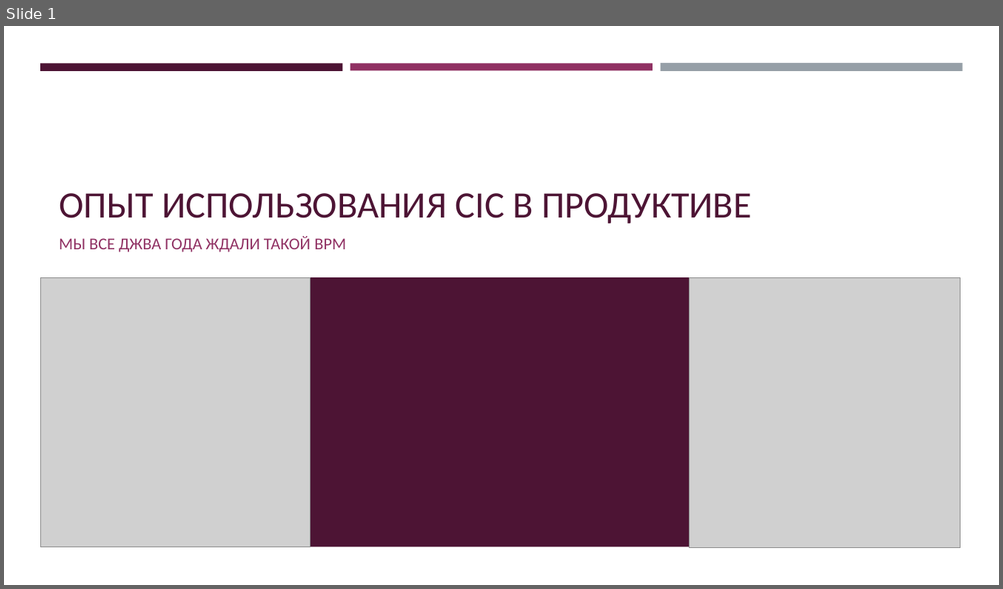
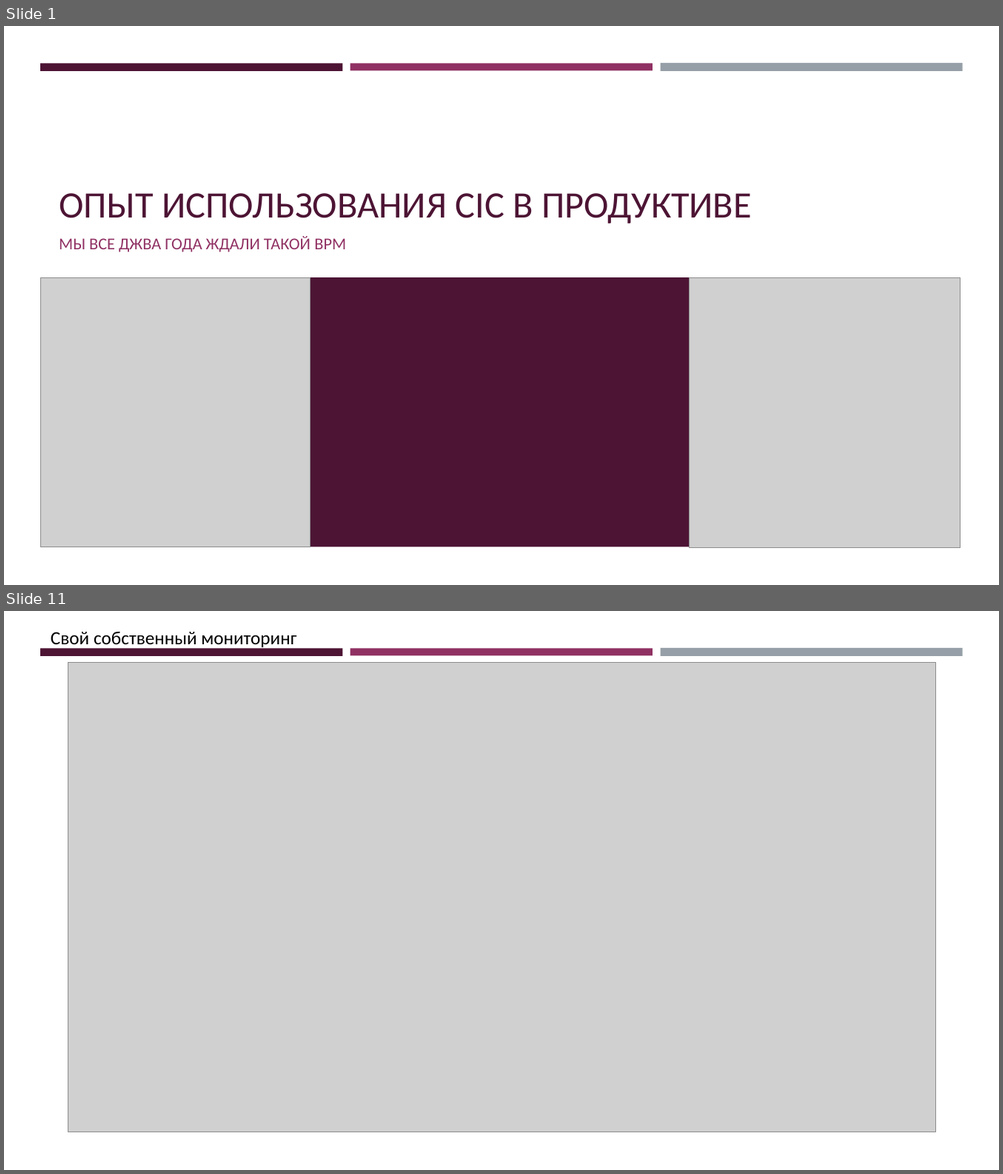
Before and after one commit to rsugio/PIMON, a slide deck: PIMON-2023/PIMON-2023_CIC.pptx. Shown one above the other, each under a label of ours: slide 1 before the commit, slides 1 and 11 after it; the slides between them are not shown. The pictures are 1003x589 and 1003x1174 pixels, drawn with LibreOffice and Linux fonts; fonts in the diff are those of the drawing; grey boxes stand for pictures. Boxes give left, top, right and bottom in pixels: in the first picture for what was removed or moved away, otherwise in the second. Text is boxed around its words. In the diff, an @@ line names an element or a change of style, - is before the commit and + after.

```diff
--- a/PIMON-2023/PIMON-2023_CIC.pptx
+++ b/PIMON-2023/PIMON-2023_CIC.pptx
@@ slide 11 added at <box>4,611,999,1170</box>, background #FFFFFF; not listed: 3 template elements that a slide beside it also shows @@
@@ text added at <box>51,632,296,649</box>, 18 pt, text #000000 @@
+Свой собственный мониторинг
@@ picture added at <box>68,663,935,1133</box> @@
```
Also in this commit, not shown: 2 slides changed, 15 other slides added, 1 slide removed, 8 other files.
